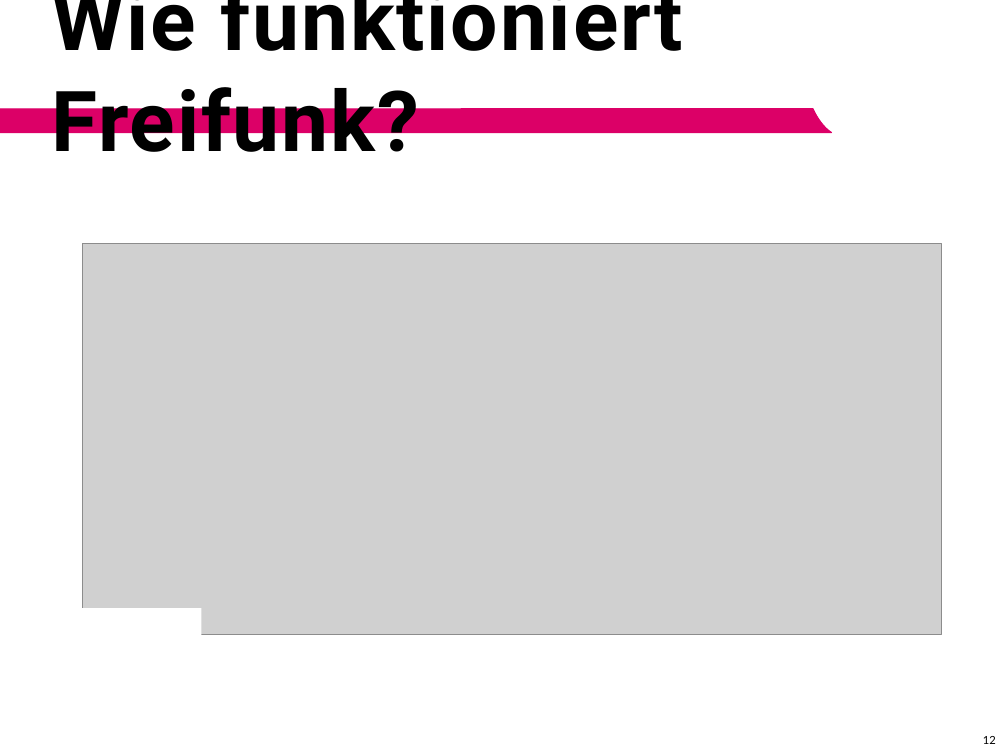
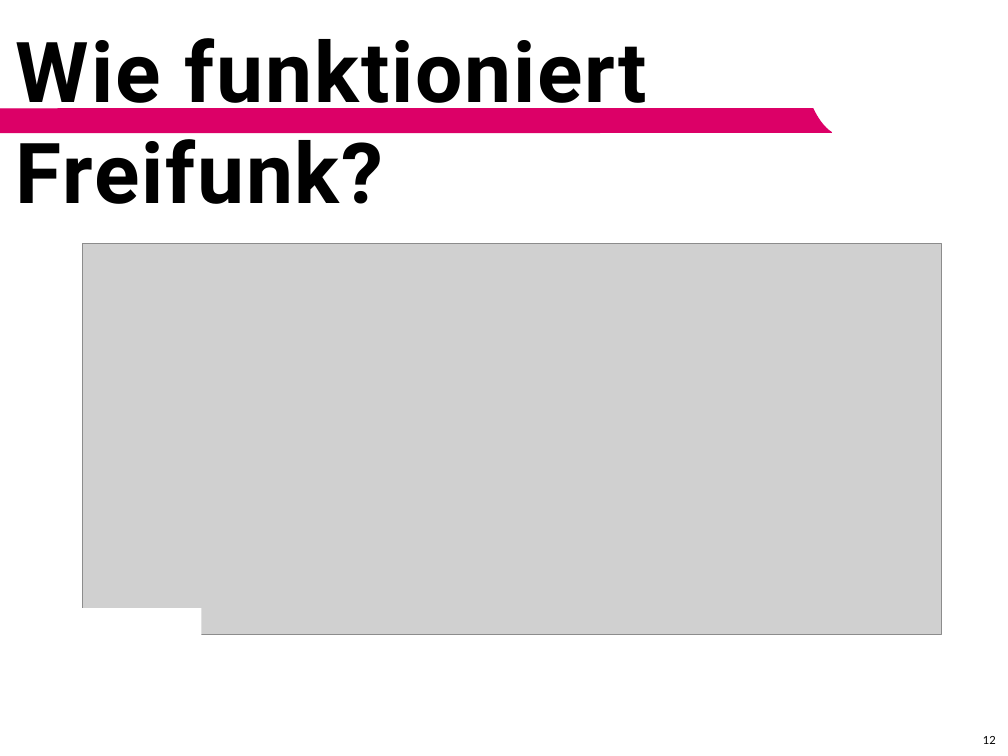
Before and after one commit to d24phant/freifunk-franken, a slide deck: slide 12 of Freifunk_Erlangen_2016-05-31_vFINAL.odp. Drawn at 1008x756 pixels with LibreOffice and Linux fonts; fonts in the diff are those of the drawing; grey boxes stand for pictures; background and template pictures are left out. Boxes give left, top, right and bottom in pixels: in the first picture for what was removed or moved away, otherwise in the second. Text is boxed around its words. In the diff, an @@ line names an element or a change of style, - is before the commit and + after.

Commit message:
small changes to layout of headlines

```diff
--- a/Freifunk_Erlangen_2016-05-31_vFINAL.odp
+++ b/Freifunk_Erlangen_2016-05-31_vFINAL.odp
@@ title "Wie funktioniert Freifunk?" rewrapped from [52, 0, 683, 152] to [16, 38, 647, 204] @@
@@ freeform shape at [0, 109, 832, 133]: outline redrawn @@
```
Also in this commit, not shown: 10 other slides changed.
